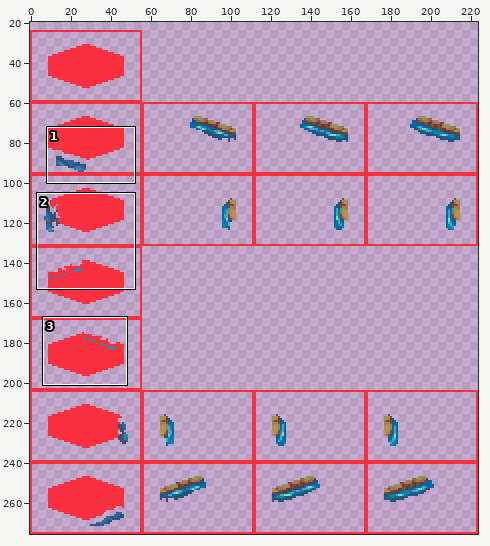
One commit to this sprite sheet: public/assets/water-underlay-transitions.png. Above, an overview of the earlier version with the close-up marked.
Close-up. First the earlier version:
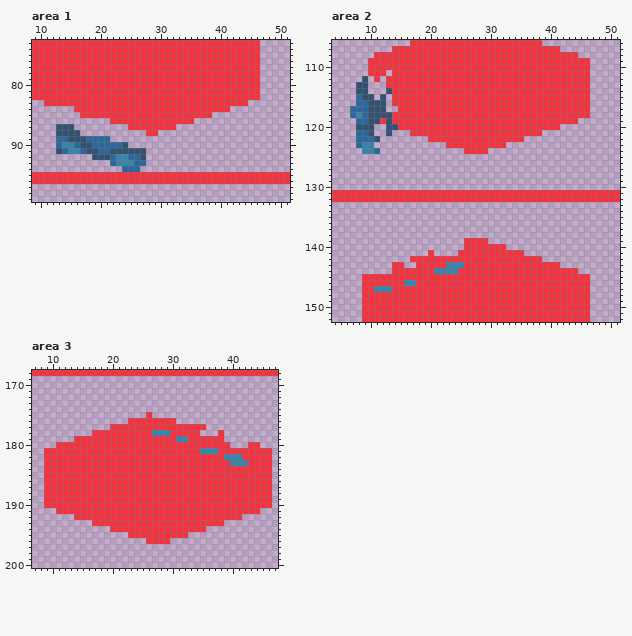
The file is 224x276 pixels. Shown: area 1: x 9..51, y 73..99; area 2: x 4..51, y 106..152; area 3: x 7..47, y 168..200. The wide view leaves out empty margins. The commit also changed other parts of the picture, which this record leaves out.
And afterwards:
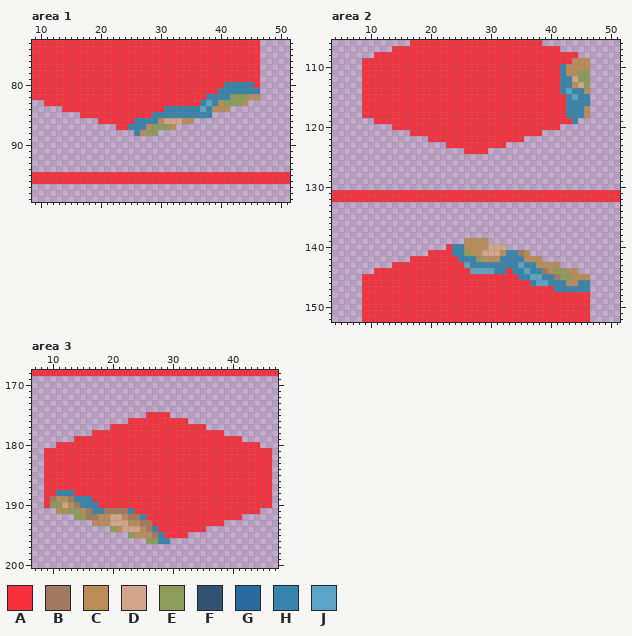
Palette (. is transparent): A #f9303d  B #a2795d  C #bb8d56  D #d2a588  E #8c9c5a  F #315273  G #29699f  H #3785ad  J #5ba4c5
The exact change:
--- area 1
@@ x 9..51 @@
  79 AAAAAAAAAAAAAAAAAAAAAAAAAAAAAAAAAAAAAA.....
- 80 AAAAAAAAAAAAAAAAAAAAAAAAAAAAAAAAAAAAAA.....
- 81 AAAAAAAAAAAAAAAAAAAAAAAAAAAAAAAAAAAAAA.....
- 82 AAAAAAAAAAAAAAAAAAAAAAAAAAAAAAAAAAAAAA.....
- 83 ..AAAAAAAAAAAAAAAAAAAAAAAAAAAAAAAAAA.......
- 84 .......AAAAAAAAAAAAAAAAAAAAAAAAAA..........
- 85 ........AAAAAAAAAAAAAAAAAAAAAA.............
- 86 .............AAAAAAAAAAAAAA................
- 87 ....FFF.........AAAAAAAA...................
- 88 ....FFFF...........AA......................
- 89 ....GGFFFGGGG..............................
- 90 ....GHHGFFGGGGGF...........................
- 91 ....FGHHGFFGGFFFFFF........................
- 92 ..........FFFGHHGGF........................
- 93 .............GHHHGG........................
- 94 ...............GGG.........................
+ 80 AAAAAAAAAAAAAAAAAAAAAAAAAAAAAAAAHHHHHA.....
+ 81 AAAAAAAAAAAAAAAAAAAAAAAAAAAAAAAHHHHHHH.....
+ 82 AAAAAAAAAAAAAAAAAAAAAAAAAAAAAHHHHEEECC.....
+ 83 ..AAAAAAAAAAAAAAAAAAAAAAAAAAHJHCEEEC.......
+ 84 .....AAAAAAAAAAAAAAAAAHHHHHHJHCCC..........
+ 85 ........AAAAAAAAAAAAHHHHHHHHHH.............
+ 86 ...........AAAAAAHHHHCDDDCC................
+ 87 ..............AAHHHCEEEC...................
+ 88 .................HCEE......................
+ 89 ...........................................
+ 90 ...........................................
+ 91 ...........................................
+ 92 ...........................................
+ 93 ...........................................
+ 94 ...........................................
  95 AAAAAAAAAAAAAAAAAAAAAAAAAAAAAAAAAAAAAAAAAAA
--- area 2
@@ x 4..51 @@
 108 .......AAAAAAAAAAAAAAAAAAAAAAAAAAAAAAAAAA.......
-109 ......AAAAAAAAAAAAAAAAAAAAAAAAAAAAAAAAAAAAA.....
-110 ......AAAAAAAAAAAAAAAAAAAAAAAAAAAAAAAAAAAAA.....
-111 ......AAA.AAAAAAAAAAAAAAAAAAAAAAAAAAAAAAAAA.....
-112 .....F.A.AAAAAAAAAAAAAAAAAAAAAAAAAAAAAAAAAA.....
-113 ....FF...AAAAAAAAAAAAAAAAAAAAAAAAAAAAAAAAAA.....
-114 ....FF...FAAAAAAAAAAAAAAAAAAAAAAAAAAAAAAAAA.....
-115 ....GFF.F.AAAAAAAAAAAAAAAAAAAAAAAAAAAAAAAAA.....
-116 ....GGFFF.AAAAAAAAAAAAAAAAAAAAAAAAAAAAAAAAA.....
-117 ...GGGFFF..AAAAAAAAAAAAAAAAAAAAAAAAAAAAAAAA.....
-118 ...GHGFFFFAAAAAAAAAAAAAAAAAAAAAAAAAAAAAAAAA.....
-119 ....GGFFAFAAAAAAAAAAAAAAAAAAAAAAAAAAAAAAA.......
-120 ....FFF..FFAAAAAAAAAAAAAAAAAAAAAAAAAAA..........
-121 ....GGF..F...AAAAAAAAAAAAAAAAAAAAAA.............
-122 ....GGGF........AAAAAAAAAAAAAAAA................
-123 ....GHH............AAAAAAAAAA...................
-124 .....HHG..............AAAA......................
+109 .....AAAAAAAAAAAAAAAAAAAAAAAAAAAAAAAAAAACCC.....
+110 .....AAAAAAAAAAAAAAAAAAAAAAAAAAAAAAAAAHCCCC.....
+111 .....AAAAAAAAAAAAAAAAAAAAAAAAAAAAAAAAAHCCEE.....
+112 .....AAAAAAAAAAAAAAAAAAAAAAAAAAAAAAAAAHHDEE.....
+113 .....AAAAAAAAAAAAAAAAAAAAAAAAAAAAAAAAAHHCDE.....
+114 .....AAAAAAAAAAAAAAAAAAAAAAAAAAAAAAAAAHJHHC.....
+115 .....AAAAAAAAAAAAAAAAAAAAAAAAAAAAAAAAAAHJHH.....
+116 .....AAAAAAAAAAAAAAAAAAAAAAAAAAAAAAAAAAHHHH.....
+117 .....AAAAAAAAAAAAAAAAAAAAAAAAAAAAAAAAAAHHHC.....
+118 .....AAAAAAAAAAAAAAAAAAAAAAAAAAAAAAAAAAHHHC.....
+119 .......AAAAAAAAAAAAAAAAAAAAAAAAAAAAAAAAAH.......
+120 ..........AAAAAAAAAAAAAAAAAAAAAAAAAAAA..........
+121 .............AAAAAAAAAAAAAAAAAAAAAA.............
+122 ................AAAAAAAAAAAAAAAA................
+123 ...................AAAAAAAAAA...................
+124 ......................AAAA......................
 125 ................................................
@@ x 4..51 @@
 138 ................................................
-139 ......................AAAA......................
-140 ......................AAAAAAA...................
-141 ................A....AAAAAAAAAAA................
-142 .............AAAAAAAAAAAAAAAAAAAAAA.............
-143 ..........AA..AAAAAHHHAAAAAAAAAAAAAAAA..........
-144 ..........AAAAAAAHHHHAAAAAAAAAAAAAAAAAAAA.......
-145 .....AAAAAAAAAAAAAAAAAAAAAAAAAAAAAAAAAAAAAA.....
-146 .....AAAAAAAHHAAAAAAAAAAAAAAAAAAAAAAAAAAAAA.....
-147 .....AAHHHAAAAAAAAAAAAAAAAAAAAAAAAAAAAAAAAA.....
+139 ......................CCCC......................
+140 ...................AHHCCCCDDD...................
+141 ................AAAAHHECCDDDCHHBC...............
+142 .............AAAAAAAAHHHECCCHHHHCCC.............
+143 ..........AAAAAAAAAAAAJHHHHHHHHJHHCCCC..........
+144 .......AAAAAAAAAAAAAAAAJJJJHHAHHJHHBCEECC.......
+145 .....AAAAAAAAAAAAAAAAAAAAAAAAAAHHJJHHBEECCC.....
+146 .....AAAAAAAAAAAAAAAAAAAAAAAAAAAAHJJHHHCCHH.....
+147 .....AAAAAAAAAAAAAAAAAAAAAAAAAAAAAAAAHHHHHH.....
 148 .....AAAAAAAAAAAAAAAAAAAAAAAAAAAAAAAAAAAAAA.....
--- area 3
@@ x 25..44 @@
 174 ....................
-175 .A..................
-176 AAAAAA..............
+175 .AAAA...............
+176 AAAAAAAA............
 177 AAAAAAAAAAA.........
-178 AAHHHAAAAA...A......
-179 AAAAAAHHAAAAAA......
-180 AAAAAAAAAAAAAAA...AA
-181 AAAAAAAAAAHHHAAAAAAA
-182 AAAAAAAAAAAAAAHHHAAA
-183 AAAAAAAAAAAAAAAHHHAA
+178 AAAAAAAAAAAAAA......
+179 AAAAAAAAAAAAAAAAA...
+180 AAAAAAAAAAAAAAAAAAAA
+181 AAAAAAAAAAAAAAAAAAAA
+182 AAAAAAAAAAAAAAAAAAAA
+183 AAAAAAAAAAAAAAAAAAAA
 184 AAAAAAAAAAAAAAAAAAAA
@@ x 8..31 @@
 187 .AAAAAAAAAAAAAAAAAAAAAAA
-188 .AAAAAAAAAAAAAAAAAAAAAAA
-189 .AAAAAAAAAAAAAAAAAAAAAAA
-190 .AAAAAAAAAAAAAAAAAAAAAAA
-191 ...AAAAAAAAAAAAAAAAAAAAA
-192 ......AAAAAAAAAAAAAAAAAA
-193 .........AAAAAAAAAAAAAAA
-194 ............AAAAAAAAAAAA
-195 ...............AAAAAAAAA
-196 ..................AAAA..
+188 .AAHHHAAAAAAAAAAAAAAAAAA
+189 .ABCCBHHHAAAAAAAAAAAAAAA
+190 .AEEDCBHHHAAAAAAAAAAAAAA
+191 ...CCEECBHHBBBBHAAAAAAAA
+192 ......EEBBCCDDCBBHAAAAAA
+193 .........CCCDDDCCBBAAAAA
+194 ............ECDDDCBHAAAA
+195 ...............ECCCBHAAA
+196 ..................EEHH..
 197 ........................
Pixel boxes of the changes (left, top, right, bottom) in both close-ups:
changed: (56, 82, 260, 172)
changed: (350, 58, 398, 154)
changed: (560, 58, 590, 124)
changed: (374, 238, 590, 292)
changed: (152, 412, 248, 466)
changed: (50, 490, 170, 544)
